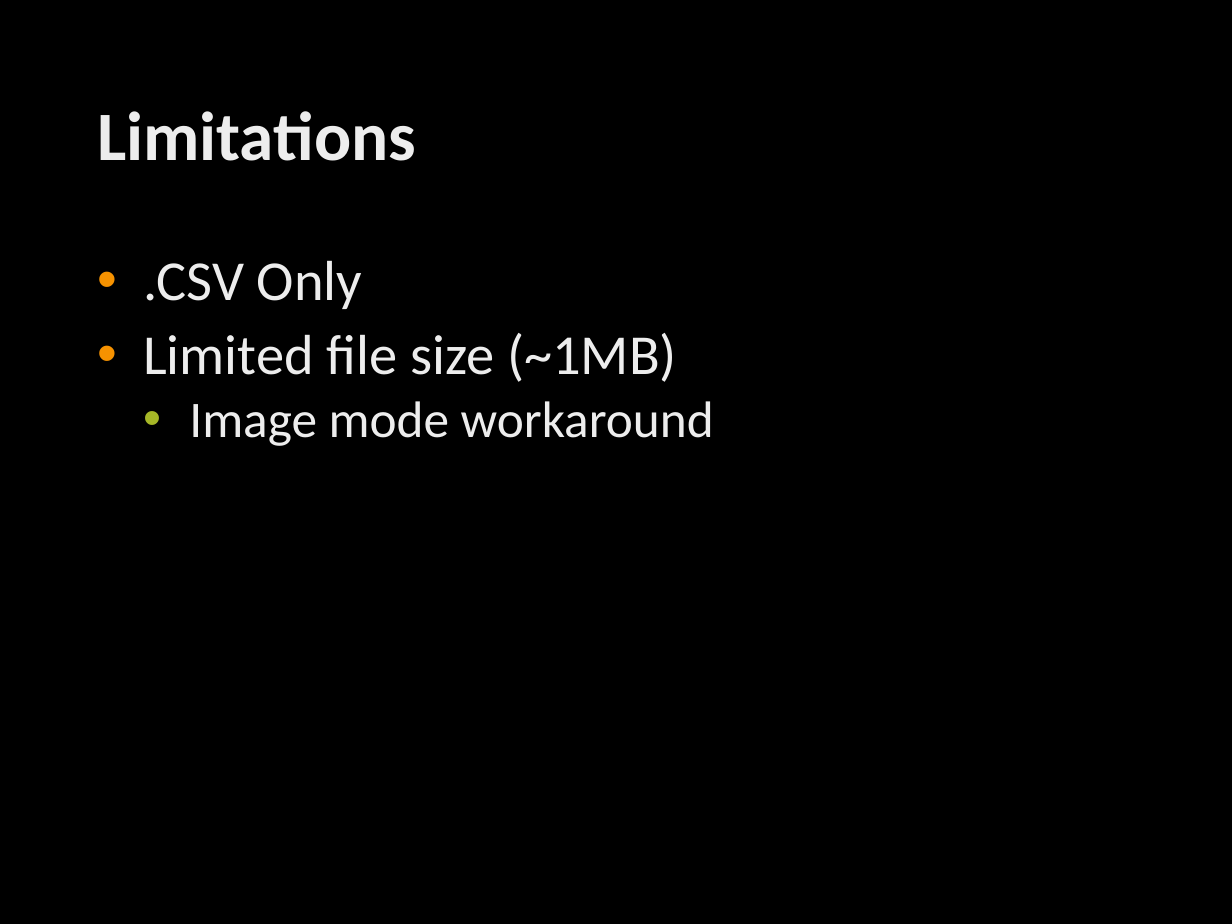
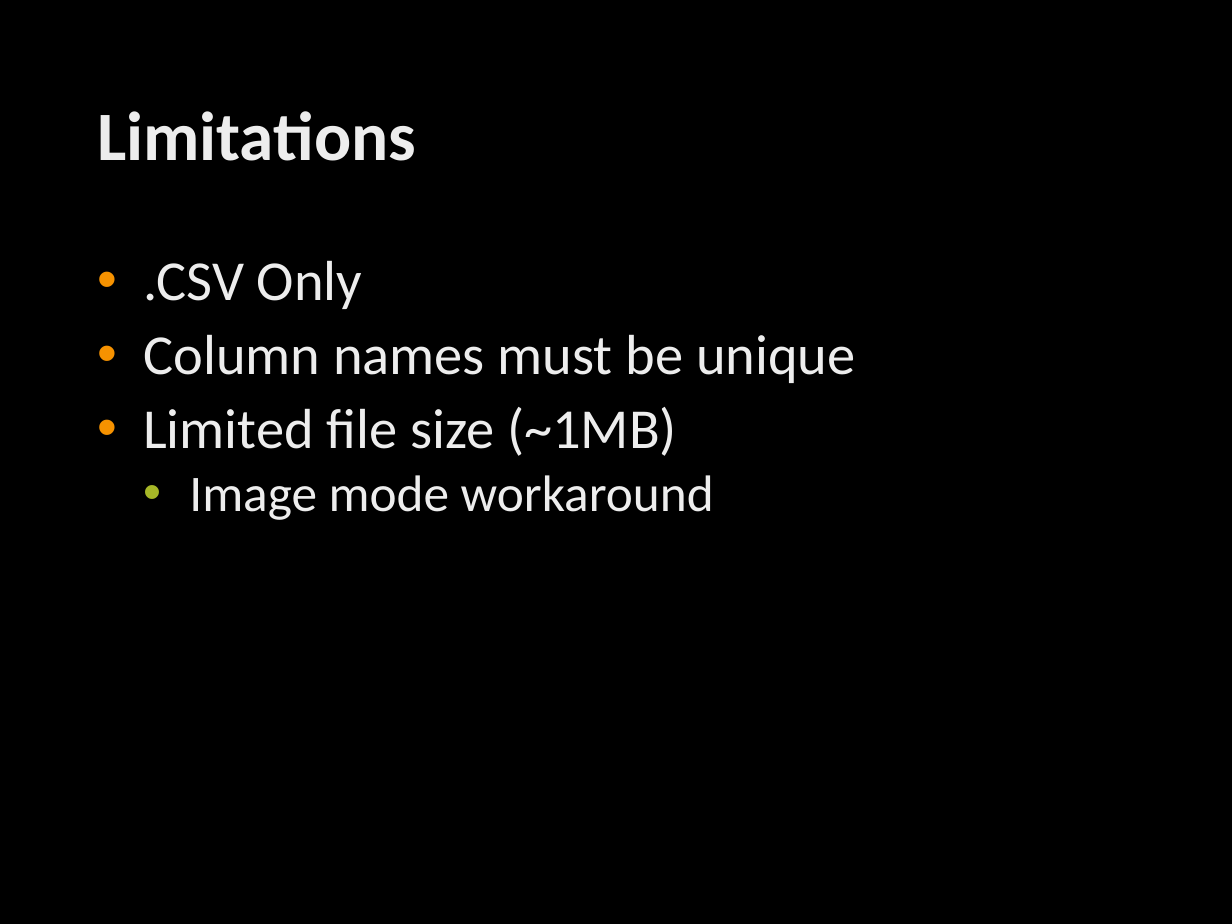
Before and after one commit to jannah/MetaReader, a slide deck: slide 11 of MetaReader.pptx. Drawn at 1232x924 pixels with LibreOffice and Linux fonts; fonts in the diff are those of the drawing; background and template pictures are left out. Boxes give left, top, right and bottom in pixels: in the first picture for what was removed or moved away, otherwise in the second. Text is boxed around its words. In the diff, an @@ line names an element or a change of style, - is before the commit and + after.

```diff
--- a/MetaReader.pptx
+++ b/MetaReader.pptx
@@ text at (x1=143, y1=334, x2=856, y2=383): paragraph added @@
+• Column names must be unique
```
Also in this commit, not shown: 2 other slides changed, 17 other files.
